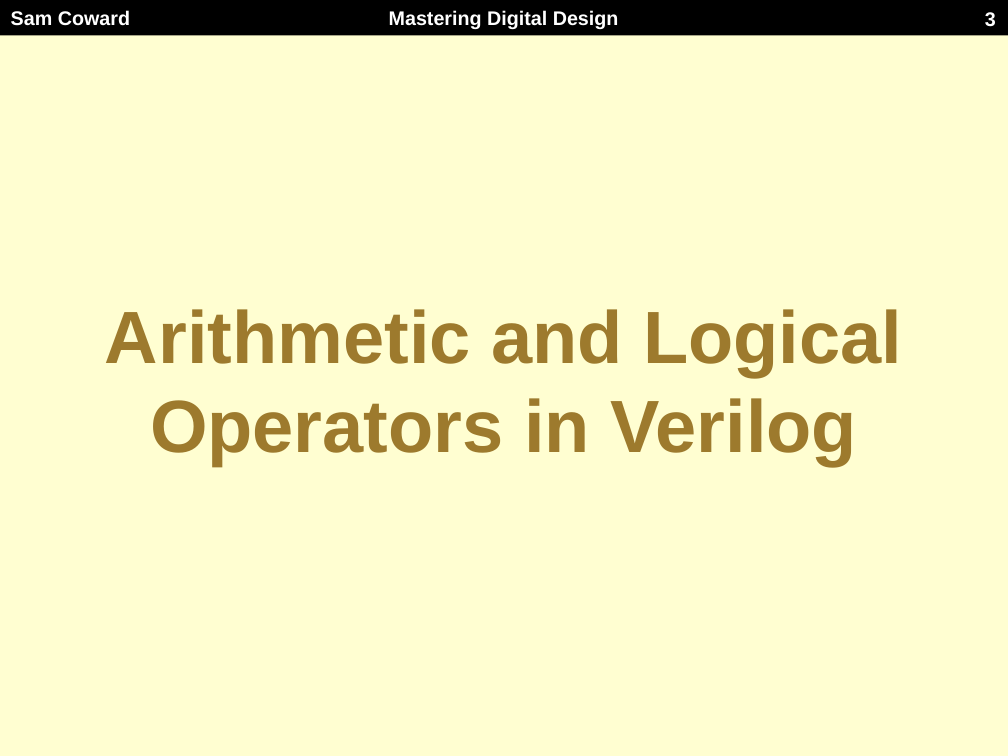
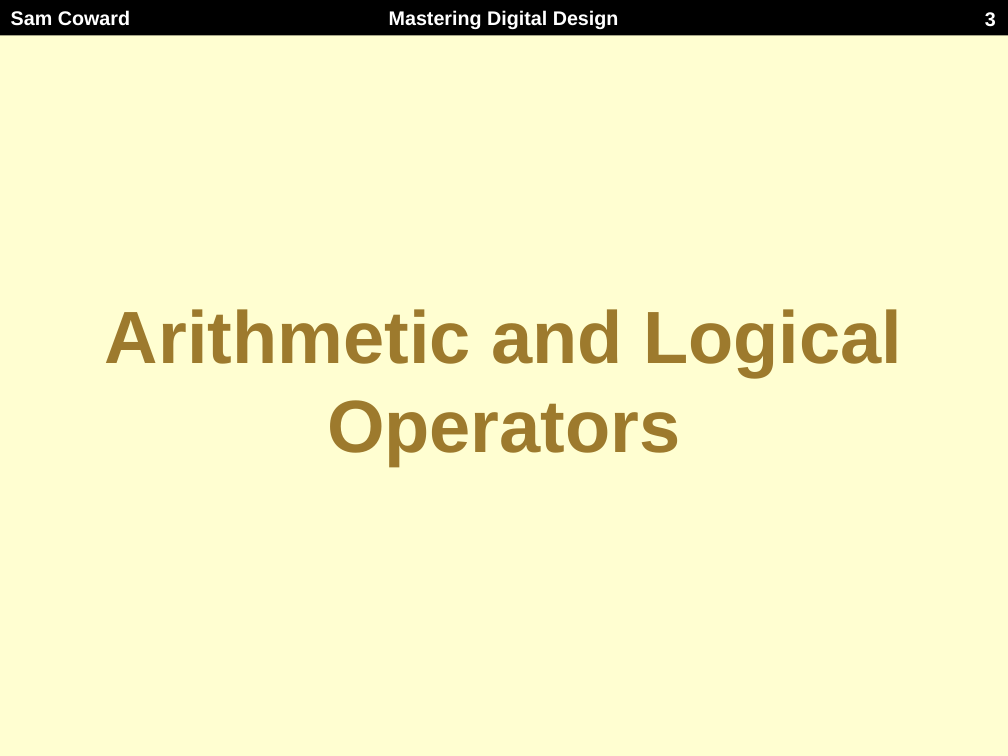
Before and after one commit to Mastering-Digital-Design/Lab-Module, a slide deck: slide 3 of lectures/lecture2.pptx. Drawn at 1008x756 pixels with LibreOffice and Linux fonts; fonts in the diff are those of the drawing. Boxes give left, top, right and bottom in pixels: in the first picture for what was removed or moved away, otherwise in the second. Text is boxed around its words. In the diff, an @@ line names an element or a change of style, - is before the commit and + after.

Commit message:
Update lecture 2

```diff
--- a/lectures/lecture2.pptx
+++ b/lectures/lecture2.pptx
@@ title at (105, 309, 902, 466): text changed @@
-Arithmetic and Logical Operators in Verilog
+Arithmetic and Logical Operators
```
Also in this commit, not shown: 2 other slides changed, 2 slides added.
